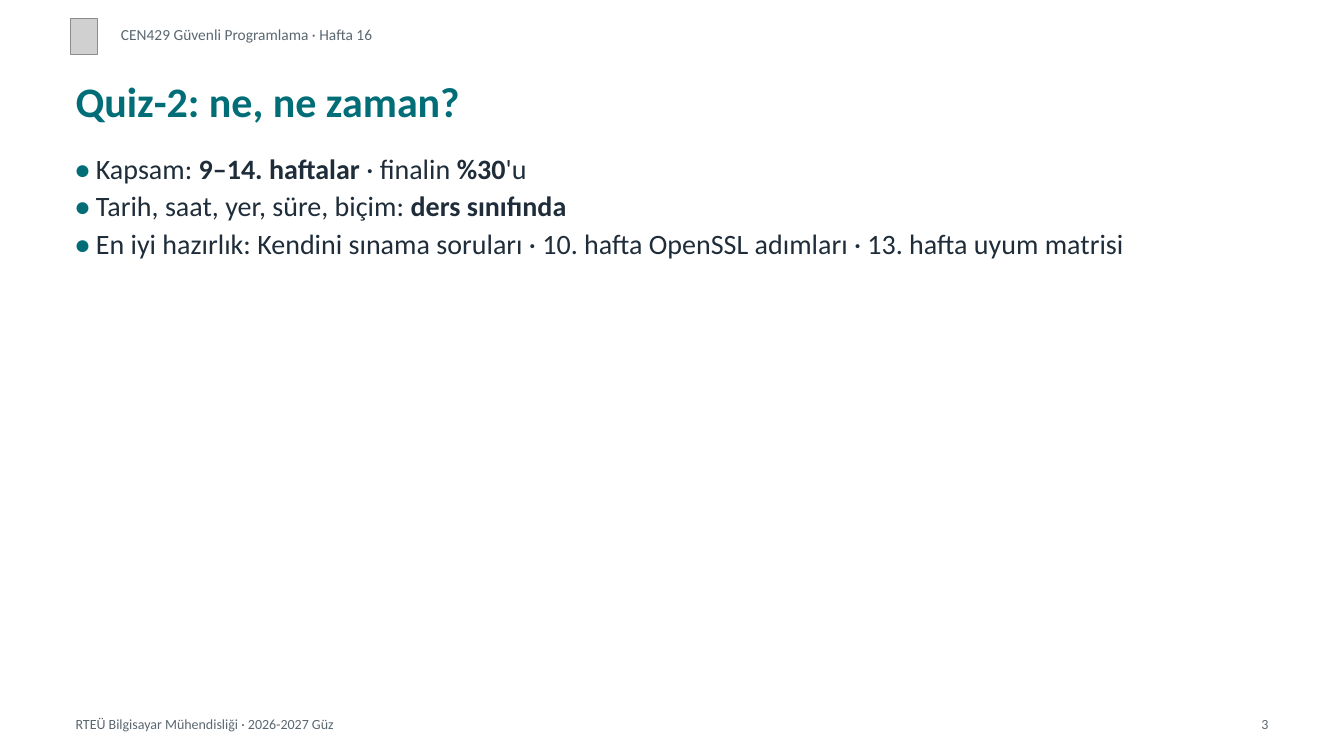
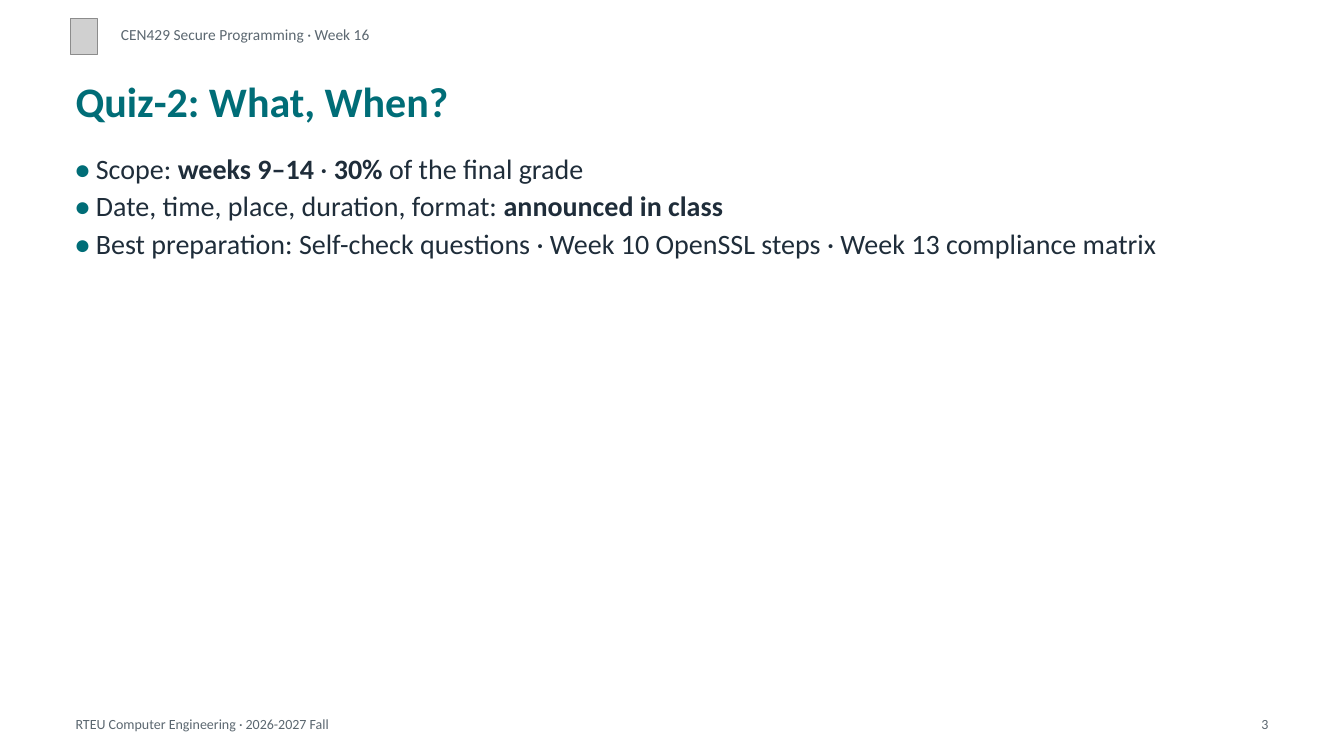
Before and after one commit to ucoruh/cen429-secure-programming, a slide deck: slide 3 of docs/week-16/cen429-week-16-sunum.en.pptx. Drawn at 1344x756 pixels with LibreOffice and Linux fonts; fonts in the diff are those of the drawing; grey boxes stand for pictures. Boxes give left, top, right and bottom in pixels: in the first picture for what was removed or moved away, otherwise in the second. Text is boxed around its words. In the diff, an @@ line names an element or a change of style, - is before the commit and + after.

```diff
--- a/docs/week-16/cen429-week-16-sunum.en.pptx
+++ b/docs/week-16/cen429-week-16-sunum.en.pptx
@@ text at <box>121,29,370,43</box>: text changed @@
-CEN429 Güvenli Programlama · Hafta 16
+CEN429 Secure Programming · Week 16
@@ text at <box>76,87,449,123</box>: text changed @@
-Quiz-2: ne, ne zaman?
+Quiz-2: What, When?
@@ text at <box>96,159,1156,259</box>: text changed @@
-• Kapsam: 9–14. haftalar · finalin %30'u
-• Tarih, saat, yer, süre, biçim: ders sınıfında
-• En iyi hazırlık: Kendini sınama soruları · 10. hafta OpenSSL adımları · 13. hafta uyum matrisi
+• Scope: weeks 9–14 · 30% of the final grade
+• Date, time, place, duration, format: announced in class
+• Best preparation: Self-check questions · Week 10 OpenSSL steps · Week 13 compliance matrix
@@ text at <box>76,719,329,732</box>: text changed @@
-RTEÜ Bilgisayar Mühendisliği · 2026-2027 Güz
+RTEU Computer Engineering · 2026-2027 Fall
```
Also in this commit, not shown: 19 other slides changed, 11 slides added, 11 slides removed, 15 other files.
